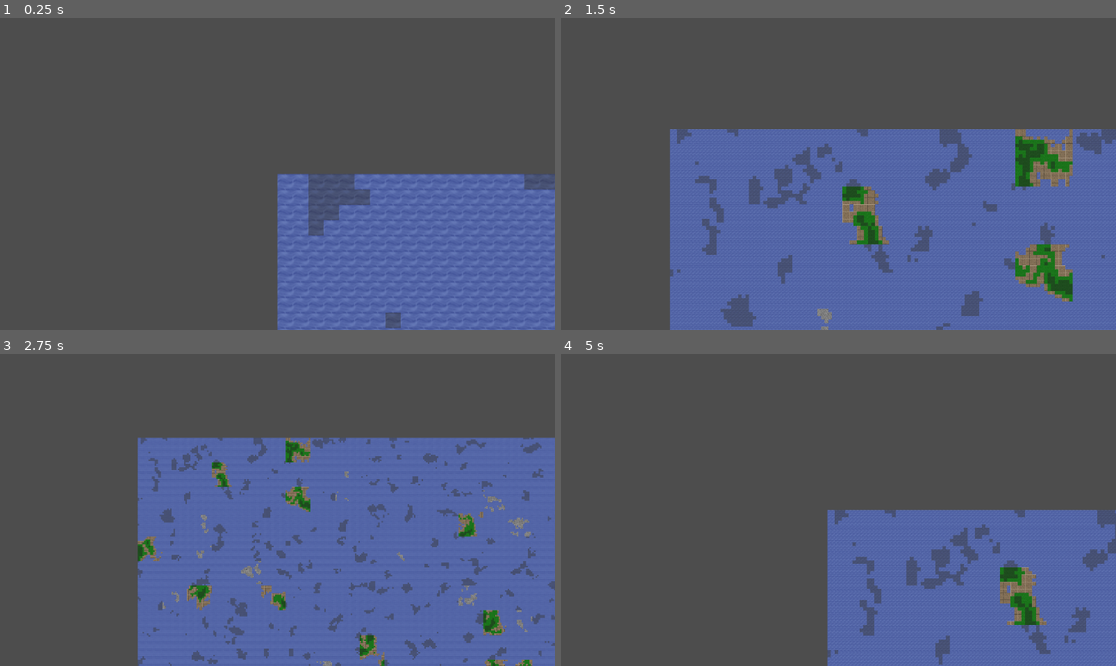
Above: before the commit, frames 1-4 (two rows, left to right).
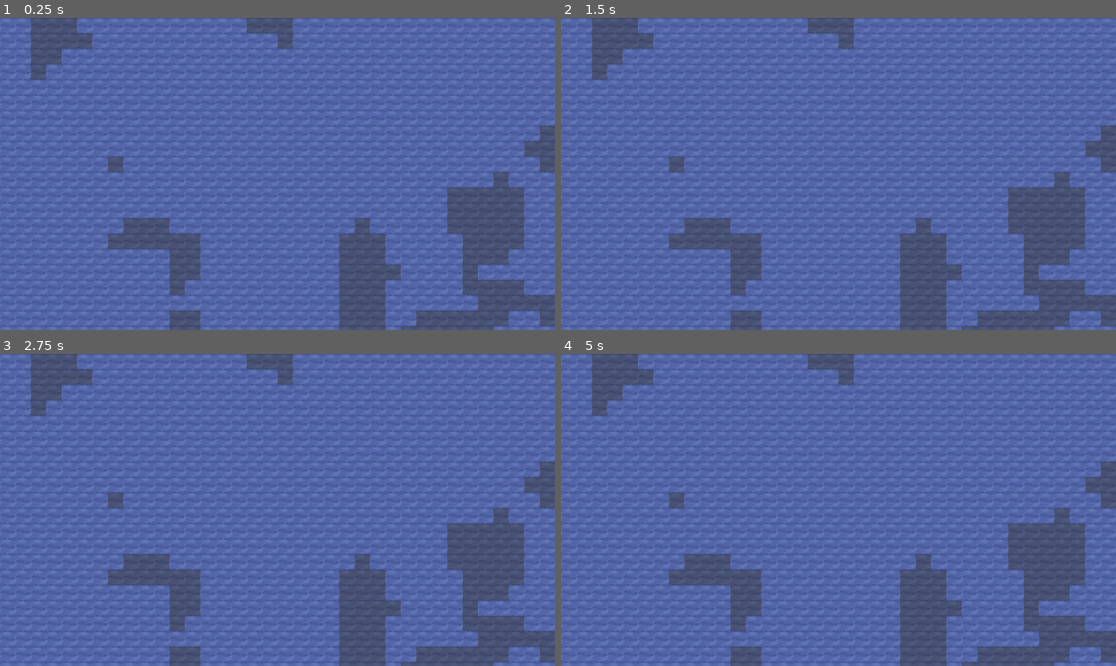
Above: after the commit, the same moments.

Repository: KN-Neuron/Neurogaming-wdrozenie-2026
Game: Godot game, scene res://main.tscn
Same seed, same stepped clock (60 frames per second), same inputs: the game is played once before the commit and once after it. The project has no main scene, so this scene is started directly.
Inputs:
- Up to frame 1 (0.25 s): no input
- Up to frame 2 (1.5 s): tap Enter at 0.5 s; hold Right (ui_right) 0.53-1.28 s; hold E 0.53-1.28 s; hold Down (ui_down) from 1.28 s (still down); tap Q at 1.35 s
- Up to frame 3 (2.75 s): release Down (ui_down) at 2.03 s; hold Right (ui_right) from 2.03 s (still down); hold E from 2.03 s (still down)
- Up to frame 4 (5 s): release Right (ui_right) at 2.78 s; release E at 2.78 s; hold Up (ui_up) 2.78-3.53 s; tap Q at 2.85, 4.35 s; hold E 3.53-4.28 s; hold Left (ui_left) from 3.53 s (still down)

The runs differ from the first frame. In frame 1, 86% of the frame differs, in the area x 0-100%, y 0-100%; in frame 2, 65%; in frame 3, 61%; in frame 4, 85%.

Commit message:
Add debug mode toggle to terrain generator

Diff:
--- a/neuroship/World/Terrain/terrain_generator.gd
+++ b/neuroship/World/Terrain/terrain_generator.gd
@@ -1,4 +1,6 @@
 extends Node2D
+
+@export var debug_mode: bool = false
 
 @export var chunk_size_pixels: Vector2 = Vector2(512, 512)
 
@@ -15,6 +17,10 @@
 var _noise: FastNoiseLite
 
 func _ready() -> void:
+	if not debug_mode:
+		$Camera2D.queue_free()
+		set_process(false)
+
 	_noise = FastNoiseLite.new()
 	_noise.seed = world_seed
 	_noise.noise_type = FastNoiseLite.TYPE_SIMPLEX
